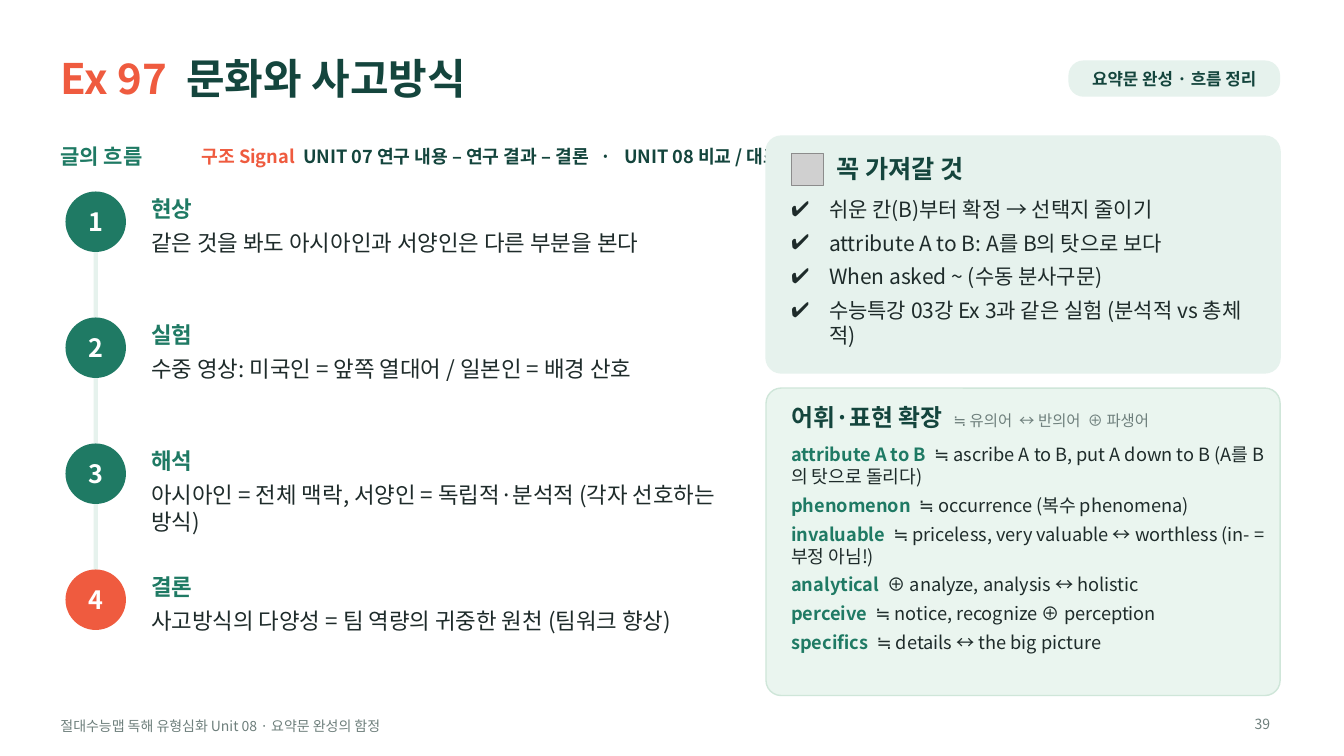
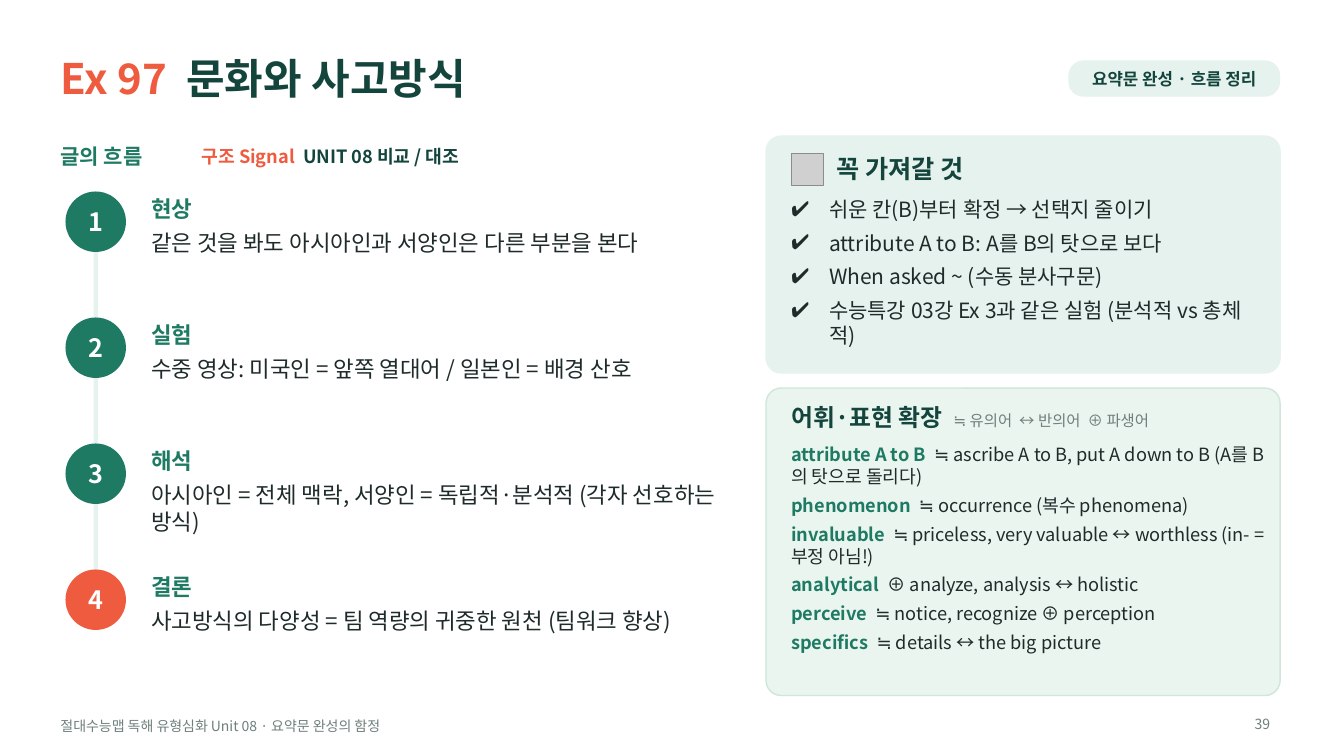
Before and after one commit to HUFSDavid/HUFSDavid, a slide deck: slide 39 of 절대수능맵_독해유형심화_Unit08_수업PPT.pptx. Drawn at 1344x756 pixels with LibreOffice and Linux fonts; fonts in the diff are those of the drawing; grey boxes stand for pictures. Boxes give left, top, right and bottom in pixels: in the first picture for what was removed or moved away, otherwise in the second. Text is boxed around its words. In the diff, an @@ line names an element or a change of style, - is before the commit and + after.

```diff
--- a/절대수능맵_독해유형심화_Unit08_수업PPT.pptx
+++ b/절대수능맵_독해유형심화_Unit08_수업PPT.pptx
@@ text at box(202, 147, 459, 168): text changed @@
-구조 Signal UNIT 07 연구 내용 – 연구 결과 – 결론 · UNIT 08 비교 / 대조
+구조 Signal UNIT 08 비교 / 대조
```
Also in this commit, not shown: 23 other slides changed, 5 other files.
